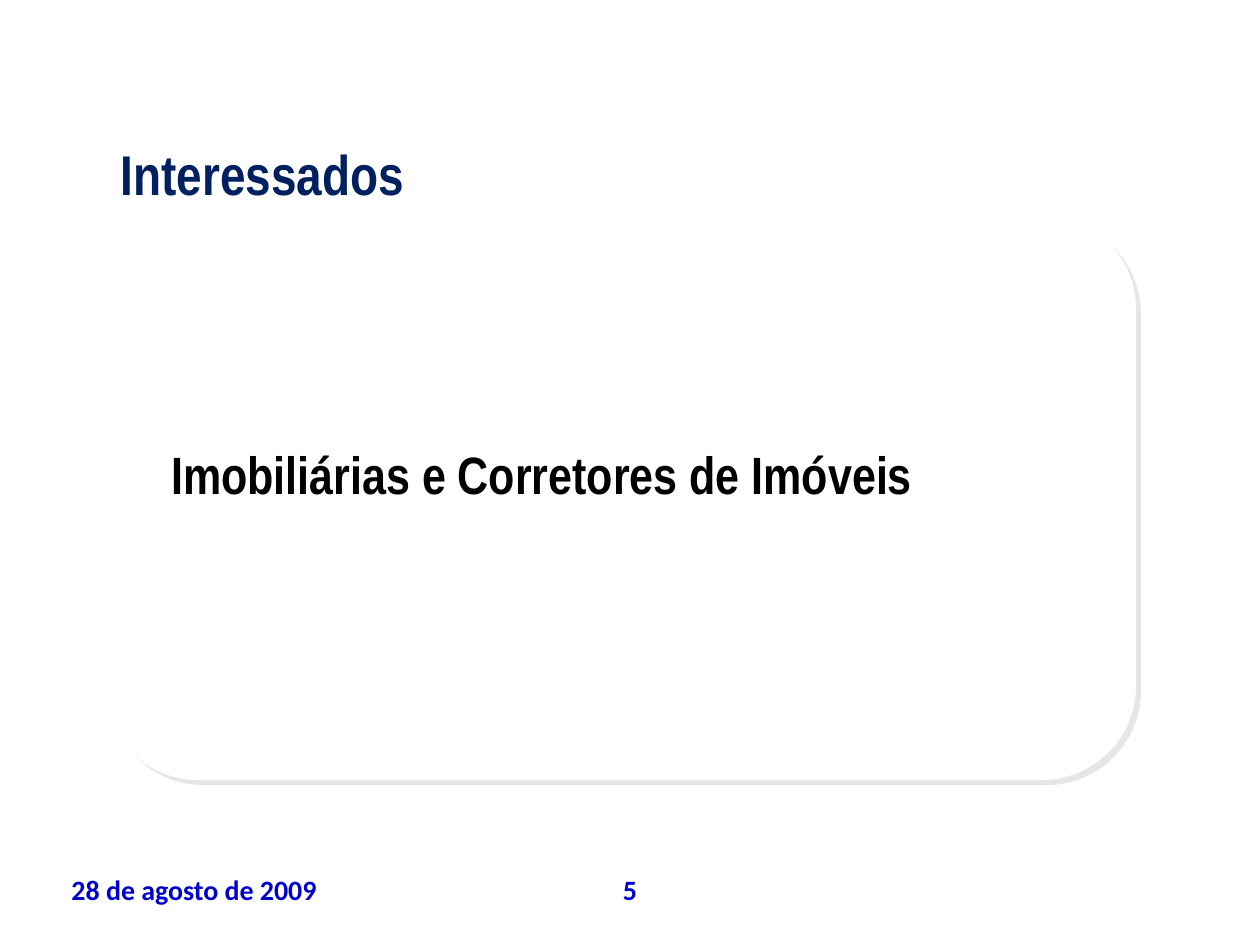
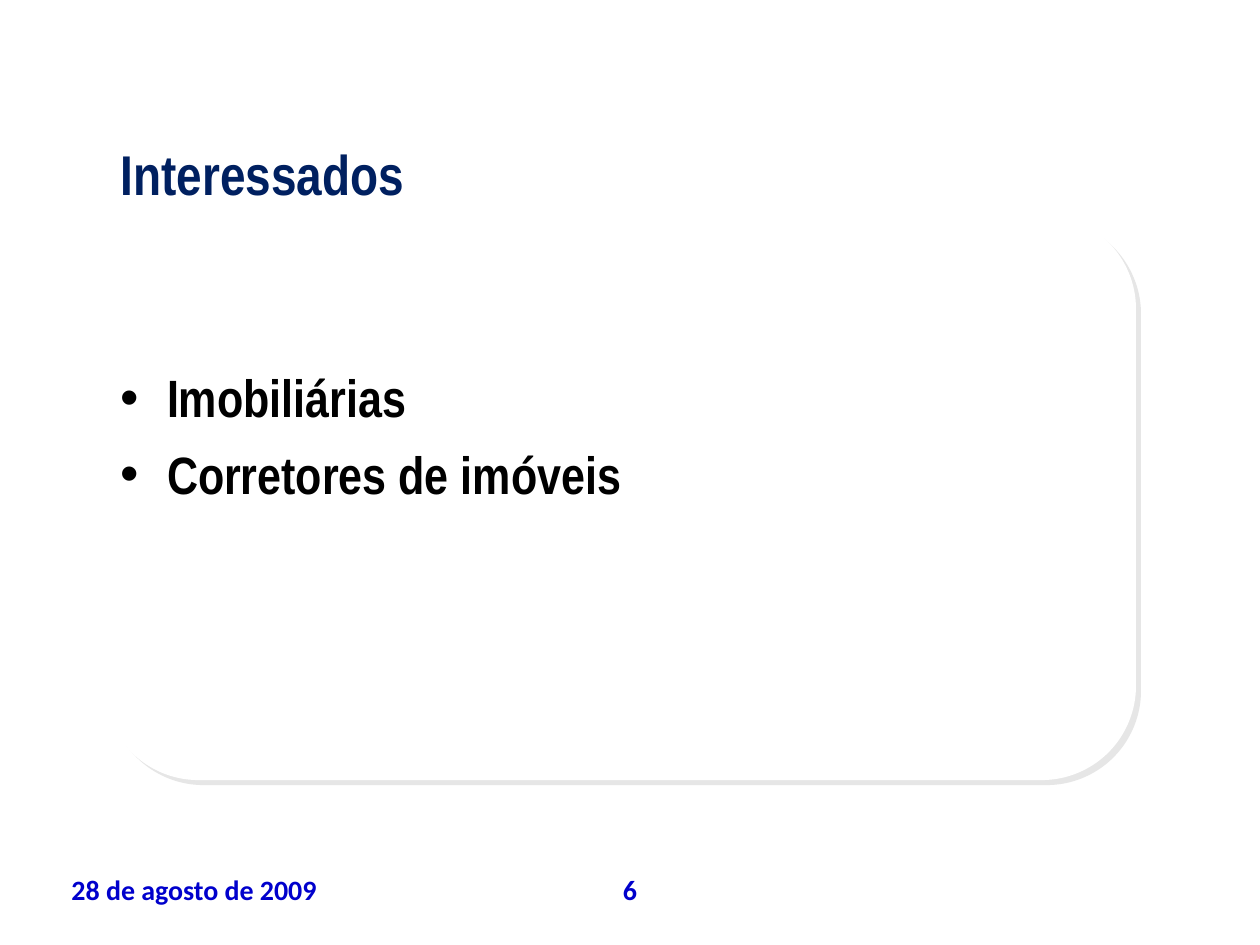
Before and after one commit to leoevaristo/psa20092, a slide deck: slide 6 of ARTEFATOS/TAP_apresentacao.ppt (slide 5 before the commit). Drawn at 1260x945 pixels with LibreOffice and Linux fonts; fonts in the diff are those of the drawing; background and template pictures are left out. Boxes give left, top, right and bottom in pixels: in the first picture for what was removed or moved away, otherwise in the second. Text is boxed around its words. In the diff, an @@ line names an element or a change of style, - is before the commit and + after.

```diff
--- a/ARTEFATOS/TAP_apresentacao.ppt
+++ b/ARTEFATOS/TAP_apresentacao.ppt
@@ text at (x1=167, y1=378, x2=621, y2=495): text changed @@
-Imobiliárias e Corretores de Imóveis
+• Imobiliárias
+• Corretores de imóveis
@@ page number at (x1=623, y1=881, x2=637, y2=901): text changed @@
-5
+6
```
Also in this commit, not shown: 12 other slides changed, 6 slides added, 1 slide removed, 1 other file.
